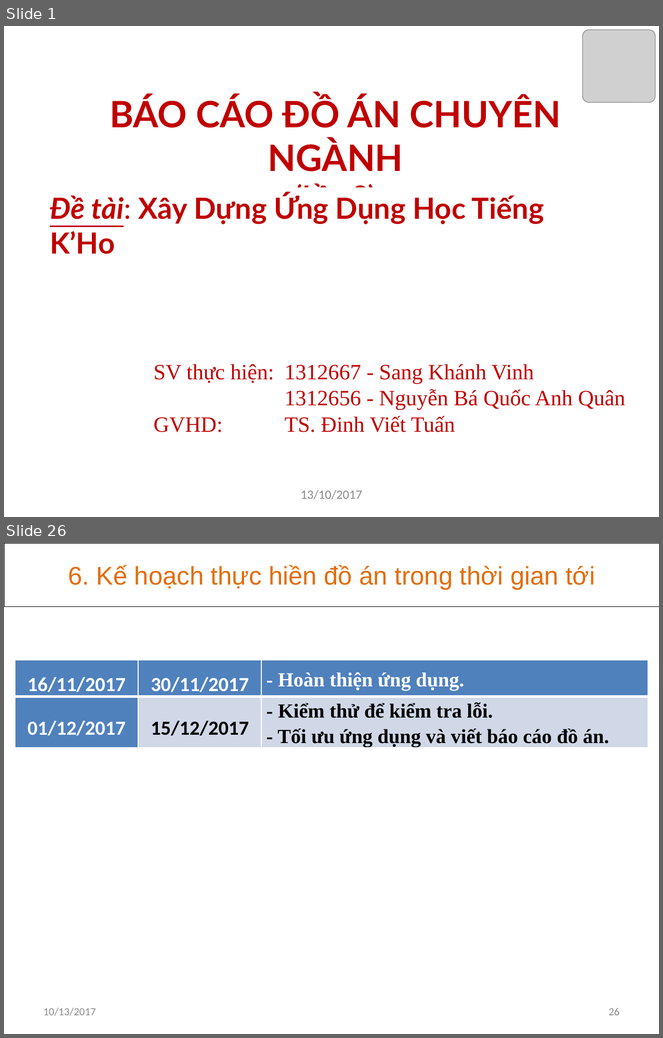
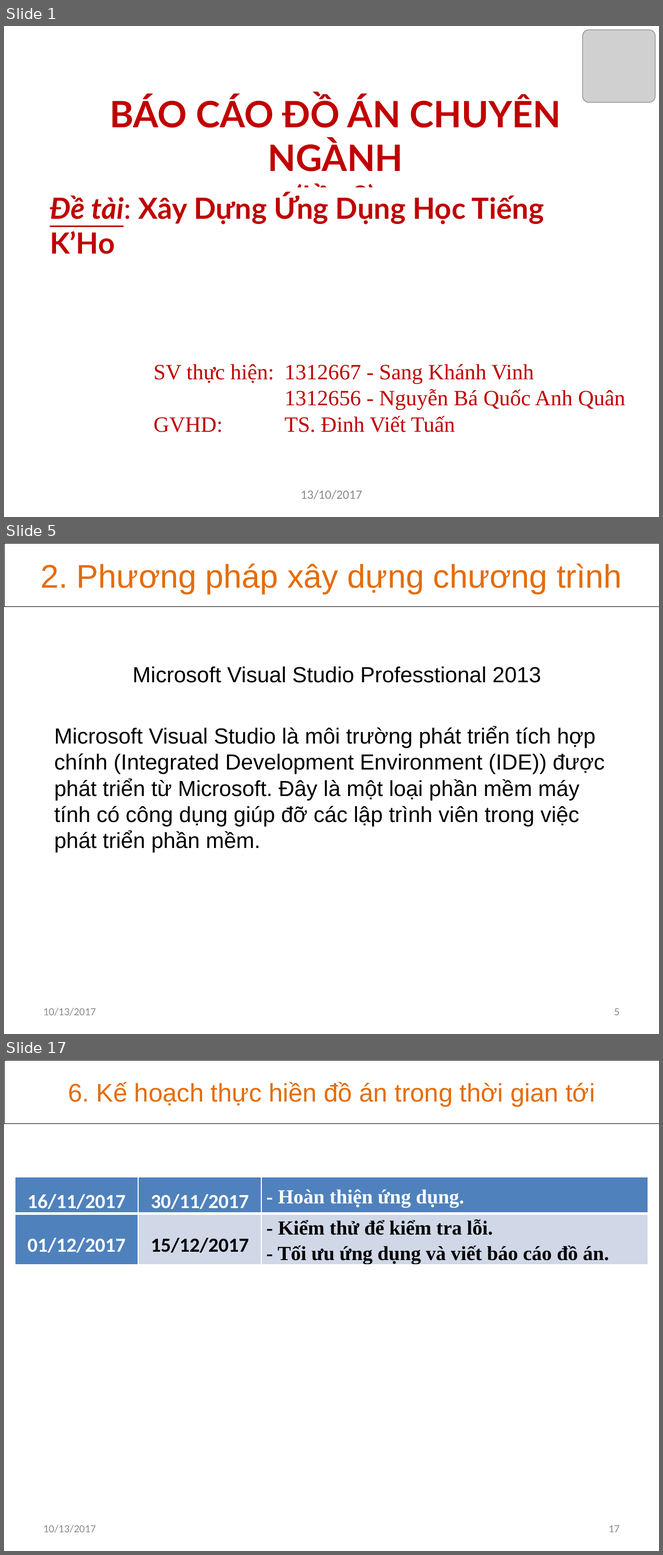
Before and after one commit to khanhvinhit/Do-An, a slide deck: THESIS/DACN_UD_Hoc_KHo_CTK37_BaoCao_D2.pptx. Shown one above the other, each under a label of ours: slides 1 and 26 before the commit, slides 1, 5 and 17 after it; the slides between them are not shown. The pictures are 663x1038 and 663x1555 pixels, drawn with LibreOffice and Linux fonts; fonts in the diff are those of the drawing; grey boxes stand for pictures. Boxes give left, top, right and bottom in pixels: in the first picture for what was removed or moved away, otherwise in the second. Text is boxed around its words. In the diff, an @@ line names an element or a change of style, - is before the commit and + after.

```diff
--- a/THESIS/DACN_UD_Hoc_KHo_CTK37_BaoCao_D2.pptx
+++ b/THESIS/DACN_UD_Hoc_KHo_CTK37_BaoCao_D2.pptx
@@ slide 5 added at [4,543,659,1034], background #FFFFFF @@
@@ rectangle added at [4,543,659,606], outline #000000 0.25 pt, 36 pt, text #E46C0A @@
+2. Phương pháp xây dựng chương trình
@@ subtitle added at [54,666,605,853], 24 pt, text #000000 @@
+Microsoft Visual Studio Professtional 2013
+Microsoft Visual Studio là môi trường phát triển tích hợp chính (Integrated Development Environment (IDE)) được phát triển từ Microsoft. Đây là một loại phần mềm máy tính có công dụng giúp đỡ các lập trình viên trong việc phát triển phần mềm.
@@ text added at [44,1008,96,1016], 12 pt, text #8C8C8C @@
+10/13/2017
@@ page number added at [614,1008,620,1016], 12 pt, text #8C8C8C @@
+5
@@ what was slide 26 is now slide 17 @@
@@ page number at [609,1525,620,1533]: text changed @@
-26
+17
```
Also in this commit, not shown: 9 slides changed, 5 other slides added, 15 slides removed, 1 other file.
